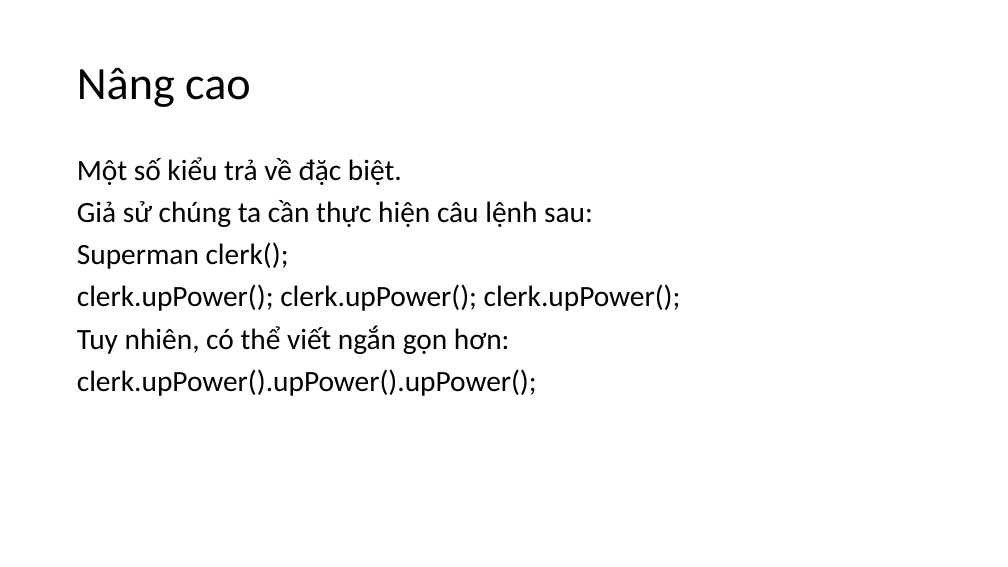
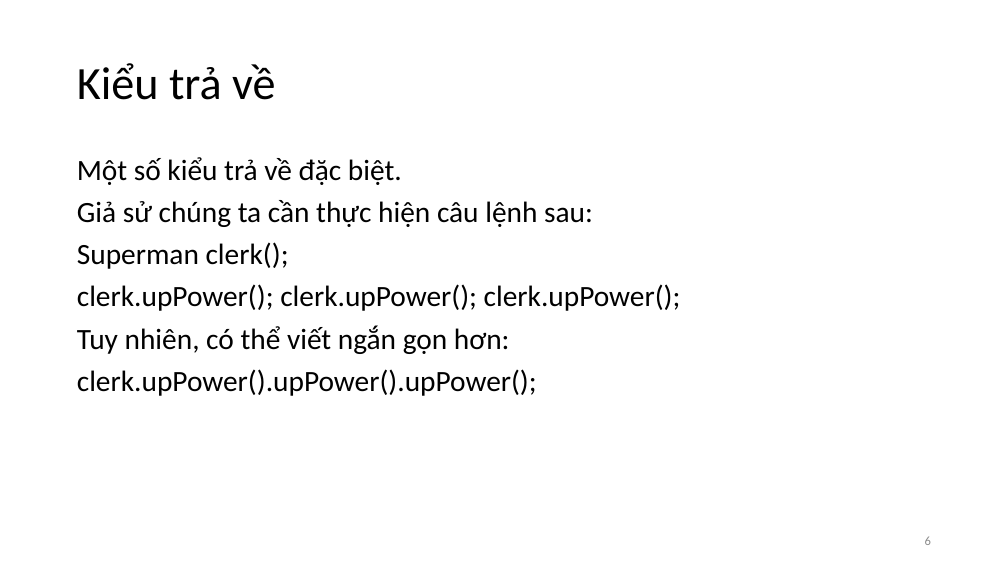
Before and after one commit to vutuanhai237/CourseMaterials, a slide deck: slide 6 of IT002-OOP/Slide thực hành/Lab 2. BasicOOP.pptx. Drawn at 1008x567 pixels with LibreOffice and Linux fonts; fonts in the diff are those of the drawing. Boxes give left, top, right and bottom in pixels: in the first picture for what was removed or moved away, otherwise in the second. Text is boxed around its words. In the diff, an @@ line names an element or a change of style, - is before the commit and + after.

```diff
--- a/IT002-OOP/Slide thực hành/Lab 2. BasicOOP.pptx
+++ b/IT002-OOP/Slide thực hành/Lab 2. BasicOOP.pptx
@@ title at [77, 63, 275, 100]: text changed @@
-Nâng cao
+Kiểu trả về
@@ page number added at [925, 536, 931, 545], 12 pt, text #8C8C8C @@
+6
```
Also in this commit, not shown: 7 other slides changed, 5 other files.
